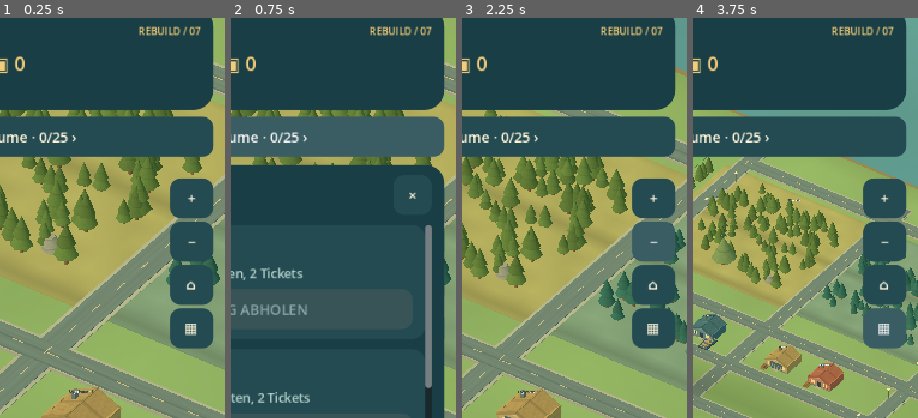
Above: before the commit, frames 1-4 (left to right).
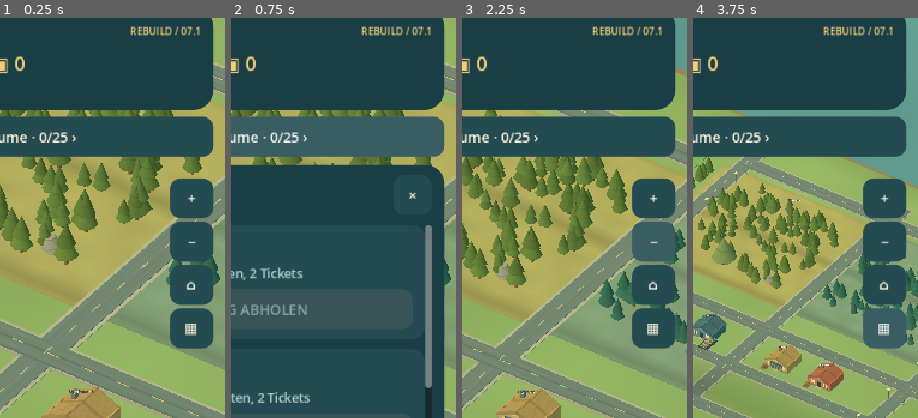
Above: after the commit, the same moments.

Repository: Whiskymitschuss/Project-Encyclopedia
Game: Godot game, scene res://Scenes/Main.tscn
Same seed, same stepped clock (60 frames per second), same inputs: the game is played once before the commit and once after it.
Inputs:
- Up to frame 1 (0.25 s): no input
- Up to frame 2 (0.75 s): click "Fälle 25 Bäume · 0/25 ›" at 0.5 s
- Up to frame 3 (2.25 s): click "+" at 1.25 s; click "−" at 2 s
- Up to frame 4 (3.75 s): click "⌂" at 2.75 s; click "▦" at 3.5 s
The pictures show only the part of the screen within x 50-100%, y 3-53%; the shares and areas given below are measured in that part.

The runs differ from the first frame. In frame 1, 0.6% of the frame differs, in the area x 57-90%, y 2-5%; in frame 2, 0.6%; in frame 3, 0.6%; in frame 4, 0.6%.

Commit message:
Fix sawdust backpressure and isolate restored save data, with legacy regression checks

Diff:
--- a/Economy/Catalog.gd
+++ b/Economy/Catalog.gd
@@ -19,7 +19,7 @@
  "paper":{"name":"Papierfabrik","cost":6000,"max":25,"color":"76b7bc","desc":"3 Holz + 3 Sägespäne → 2 Papier"},
  "design":{"name":"Design-Manufaktur","cost":12000,"max":25,"color":"ac92d2","desc":"2 Möbel + 2 Papier + 1 Bauelement → Designmöbel"}}
 const RECIPES = {
- "sawmill":{"in":{"wood":2.0},"out":{"boards":1.0,"sawdust":1.0},"speed":0.9},
+ "sawmill":{"in":{"wood":2.0},"out":{"boards":1.0,"sawdust":1.0},"speed":0.9,"overflow_sell":["sawdust"]},
  "kiln":{"in":{"boards":2.0},"out":{"dry":1.0},"speed":0.42},
  "furniture":{"in":{"dry":2.0,"boards":1.0},"out":{"furniture":1.0},"speed":0.2},
  "prefab":{"in":{"dry":4.0,"boards":2.0},"out":{"walls":1.0,"roofs":1.0},"speed":0.06},
--- a/Managers/Game.gd
+++ b/Managers/Game.gd
@@ -47,7 +47,8 @@
 func restore(saved: Dictionary) -> void:
  state = initial_state()
  for key in state:
-  if saved.has(key): state[key] = saved[key]
+  if saved.has(key):
+   state[key] = saved[key].duplicate(true) if saved[key] is Dictionary or saved[key] is Array else saved[key]
  for key in Catalog.RESOURCES:
   if not state.resources.has(key): state.resources[key] = 0.0
 
@@ -139,6 +140,21 @@
  if not state.plan.is_empty(): return maxf(planned,10.0 if key == "boards" else 5.0 if key == "dry" else 0.0)
  if not state.reserve: return 0.0
  return {"boards":10.0,"dry":5.0,"furniture":4.0,"walls":2.0,"roofs":2.0,"parts":2.0,"paper":2.0}.get(key,0.0)
+
+func production_status(index: int) -> String:
+ if index < 0 or index >= state.buildings.size(): return ""
+ var building = state.buildings[index]
+ if not Catalog.RECIPES.has(building.kind): return "Betriebsbereit"
+ if building.get("paused",false): return "Pausiert · Produktion fortsetzen"
+ var recipe = Catalog.RECIPES[building.kind]
+ for key in recipe.out:
+  if key not in recipe.get("overflow_sell",[]) and float(state.resources[key]) >= capacity()-0.0001:
+   return "%s-Lager voll · verkaufen oder weiterverarbeiten" % Catalog.RESOURCES[key]
+ for key in recipe["in"]:
+  if float(state.resources[key]) <= reserve_for(key)+0.0001:
+   return "Wartet auf %s%s" % [Catalog.RESOURCES[key]," (Baureserve geschützt)" if reserve_for(key)>0 else ""]
+ if float(flow.get("building:%s" % index,0))>0: return "Läuft · %.2f Zyklen/s" % float(flow["building:%s" % index])
+ return "Bereit · startet mit dem nächsten Produktionstakt"
 
 func step(delta: float) -> void:
  state.elapsed += delta
@@ -175,6 +191,7 @@
   for key in recipe["in"]:
    fraction = minf(fraction,maxf(0.0,float(state.resources[key])-reserve_for(key))/maxf(float(demand[key]),0.0001))
   for key in recipe.out:
+   if key in recipe.get("overflow_sell",[]): continue
    fraction = minf(fraction,(capacity()-float(state.resources[key]))/maxf(float(output_demand[key]),0.0001))
   var cycles = float(proposal.cycles)*maxf(0,fraction)
   for key in recipe["in"]: consumed[key] = float(consumed.get(key,0))+float(recipe["in"][key])*cycles
@@ -182,7 +199,15 @@
   flow[proposal.kind] = float(flow.get(proposal.kind,0))+cycles/maxf(delta,0.001)
   flow["building:%s" % proposal.index] = cycles/maxf(delta,0.001)
  for key in consumed: state.resources[key] = maxf(0,float(state.resources[key])-float(consumed[key]))
- for key in produced: add_resource(key,float(produced[key]))
+ for key in produced:
+  var amount = float(produced[key])
+  var excess = maxf(0.0,amount-maxf(0.0,capacity()-float(state.resources[key])))
+  add_resource(key,amount)
+  # Sawdust is a recoverable by-product, never a reason to stop sawing.
+  # Sell only overflow; keep all existing stock for pellets and paper.
+  if key == "sawdust" and excess > 0:
+   earn(excess*float(Catalog.PRICES.sawdust)*multiplier()*boost("money"))
+   flow["sawdust_sold"] = excess/maxf(delta,0.001)
  if state.auto_export:
   var export_reserve = reserve_for("furniture")+(4.0 if level("design")>0 else 0.0)
   var exported = minf(maxf(0,float(state.resources.furniture)-export_reserve),int(state.trucks)*level("market")*(1+int(state.vehicle)*0.2)*(1+research_level("logistics")*0.12)*0.25*delta)
--- a/Tests/Rules.gd
+++ b/Tests/Rules.gd
@@ -71,6 +71,55 @@
  check(close(Game.state.resources.sawdust,0.9),"Sawmill recovers sawdust")
  fresh()
  Game.state.workers = 0
+ Game.state.resources.wood = 20.0
+ Game.state.resources.sawdust = Game.capacity()
+ Game.step(1)
+ check(close(Game.state.resources.boards,0.9),"Full sawdust buffer does not stop board production")
+ check(close(Game.state.resources.wood,18.2),"Overflow production consumes real wood")
+ check(close(Game.state.resources.sawdust,Game.capacity()),"Existing sawdust is preserved within capacity")
+ check(close(Game.state.coins,350.45),"Only newly overflowing sawdust is sold")
+ Game.state.resources.boards = Game.capacity()
+ var stopped_wood = Game.state.resources.wood
+ var stopped_coins = Game.state.coins
+ Game.step(1)
+ check(close(Game.state.resources.wood,stopped_wood) and close(Game.state.coins,stopped_coins),"Full main-product buffer still prevents waste and free overflow income")
+ check("Lager voll" in Game.production_status(1),"Blocked main output has a visible explanation")
+ fresh()
+ Game.state.workers = 0
+ Game.state.resources.wood = 20.0
+ Game.state.resources.sawdust = Game.capacity()-0.2
+ Game.step(1)
+ check(close(Game.state.coins,350.35),"Partially full buffer sells exactly the overflow")
+ fresh()
+ Game.state.workers = 0
+ Game.state.resources.wood = 20.0
+ Game.state.resources.sawdust = Game.capacity()
+ Game.state.buildings.append({"kind":"pellet","level":1,"paused":false})
+ Game.step(1)
+ check(close(Game.state.resources.sawdust,Game.capacity()-0.6),"Pellet consumption makes space before overflow is sold")
+ check(close(Game.state.coins,350.0),"No overflow sale when downstream processing creates enough space")
+ fresh()
+ Game.state.coins = 329.0
+ Game.state.tool = 5
+ Game.state.workers = 8
+ Game.state.trucks = 3
+ Game.state.buildings[1].level = 6
+ Game.state.buildings[2].level = 4
+ for kind in ["kiln","furniture"]: Game.state.buildings.append({"kind":kind,"level":2,"paused":false})
+ Game.state.resources.wood = Game.capacity()
+ Game.state.resources.sawdust = Game.capacity()
+ var legacy = JSON.parse_string(JSON.stringify(Game.snapshot()))
+ Game.restore(legacy)
+ check(Game.state.resources.sawdust==2500,"Legacy full warehouse loads without resetting the player")
+ Game.simulate(180)
+ check(Game.state.exported>0 and Game.state.coins>329,"Legacy stalled company resumes complete wood-to-export chain")
+ check(Game.state.tool==5 and Game.state.workers==8 and Game.state.trucks==3,"Progress and equipment survive the production fix")
+ var recovered = Game.snapshot()
+ Game.restore(legacy)
+ for i in 180: Game.step(1)
+ check(Game.state.resources==recovered.resources and close(Game.state.coins,recovered.coins),"Overflow recovery works identically online and offline")
+ fresh()
+ Game.state.workers = 0
  Game.state.reserve = false
  Game.state.buildings.append({"kind":"kiln","level":1,"paused":false})
  Game.state.buildings.append({"kind":"furniture","level":1,"paused":false})
--- a/UI/HUD.gd
+++ b/UI/HUD.gd
@@ -64,7 +64,7 @@
  var title = text(brand,"TIMBER LOOT",26)
  title.autowrap_mode = TextServer.AUTOWRAP_OFF
  title.size_flags_horizontal = Control.SIZE_EXPAND_FILL
- var edition = text(brand,"REBUILD / 07",12,GOLD)
+ var edition = text(brand,"REBUILD / 07.1",12,GOLD)
  edition.autowrap_mode = TextServer.AUTOWRAP_OFF
  money = text(top,"",23,GOLD)
  subtitle = text(top,"",13,MUTED)
@@ -205,8 +205,8 @@
  toast_left = 5.0
 
 func update_stats() -> void:
- money.text = "%s MÜNZEN    ◆ %s    ▣ %s" % [Catalog.number(Game.state.coins),Game.state.diamonds,Game.state.tickets]
- subtitle.text = "%s · Rucksack %s/%s · Team %s" % [Catalog.TOOLS[int(Game.state.tool)],int(Game.state.bag),int(Game.bag_capacity()),Game.state.workers]
+ money.text = "%s MÜNZEN    ◆ %s    ▣ %s" % [Catalog.number(Game.state.coins),int(Game.state.diamonds),int(Game.state.tickets)]
+ subtitle.text = "%s · Rucksack %s/%s · Team %s" % [Catalog.TOOLS[int(Game.state.tool)],int(Game.state.bag),int(Game.bag_capacity()),int(Game.state.workers)]
  supply.text = "HOLZ %s  →  BRETTER %s  →  TROCKEN %s\nMÖBEL %s · %s LKW · %02d:00 · %s" % [Catalog.number(Game.state.r …(247 unchanged characters)…
  mission_button.text = "MISSIONEN · Dein nächster Meilenstein"
  for m in Game.mission_definitions():
@@ -327,7 +327,8 @@
  var d = Catalog.BUILDINGS[b.kind]
  modal_title.text = d.name.to_upper()
  var box = card("Stufe %s / %s" % [b.level,d.max],d.desc)
- dynamic_text(box,func(): return "Dieser Betrieb: %.2f Zyklen/s" % float(Game.flow.get("building:%s" % index,0)))
+ dynamic_text(box,func(): return Game.production_status(index))
+ if b.kind == "sawmill": text(box,"Sägespäne bleiben für Pellets und Papier im Lager. Ist der Puffer voll, werden nur neue überschüssige Sägespäne automatisch verkauft; die Bretterproduktion läuft weiter.",15,MUTED)
  text(box,"Ausbau: %s Münzen" % Catalog.number(Game.cost_for(b.kind,int(b.level)+1)),17,GOLD)
  button(box,"AUSBAUEN" if not Game.job_for("upgrade",index) else "AUSBAU LÄUFT",func(): action(func(): Game.upgrade(index)),not Game.job_for("upgrade",index) and b.level < d.max)
  if Catalog.RECIPES.has(b.kind):
@@ -521,7 +522,7 @@
 
 func market_menu() -> void:
  modal_title.text = "LAGER & VERKAUF"
- var box = card("Kapazität: %s je Rohstoff" % Catalog.number …(122 unchanged characters)… ureserve kleine Materialbestände zurück.")
+ var box = card("Kapazität: %s je Rohstoff" % Catalog.number …(122 unchanged characters)… ureserve kleine Materialbestände zurück. Überschüssige neue Sägespäne werden automatisch verkauft, damit das Sägewerk weiterarbeitet.")
  button(box,"Baureserve: AN" if Game.state.reserve else "Baureserve: AUS",func(): action(func(): Game.state.reserve = not Game.state.reserve))
  button(box,"Auto-Export: AN" if Game.state.auto_export else "Auto-Export: AUS",func(): action(func(): Game.state.auto_export = not Game.state.auto_export))
  for key in Catalog.RESOURCES:
@@ -538,4 +539,4 @@
  button(box,"JETZT SPEICHERN",func(): Game.save())
  button(box,"Sounds: AUS" if Game.state.muted else "Sounds: AN",func(): action(func(): Game.state.muted = not Game.state.muted))
  button(box,"Qualität: AKKUMODUS" if Game.state.quality == 0 else "Qualität: STANDARD",func(): action(func(): Game.state.quality = 1-int(Game.state.quality)))
- text(contents,"Version 0.7.0 · Wiederaufbau\nKeine Werbung, keine In-App-Käufe, kein Cloud-Save. Geräteleistung und langfristige Balance werden separat geprüft.",14,MUTED)
+ text(contents,"Version 0.7.1 · Produktionskorrektur\nKeine Werbung, keine In-App-Käufe, kein Cloud-Save. Geräteleistung und langfristige Balance werden separat geprüft.",14,MUTED)
--- a/project.godot
+++ b/project.godot
@@ -2,7 +2,7 @@
 
 [application]
 config/name="Timber Loot Tycoon"
-config/version="0.7.0-rebuild"
+config/version="0.7.1-rebuild"
 run/main_scene="res://Scenes/Main.tscn"
 config/features=PackedStringArray("4.6", "GL Compatibility")
 config/icon="res://Assets/icon.svg"
Not shown, changed: export_presets.cfg
Not shown, changed: scripts/build_android.py
